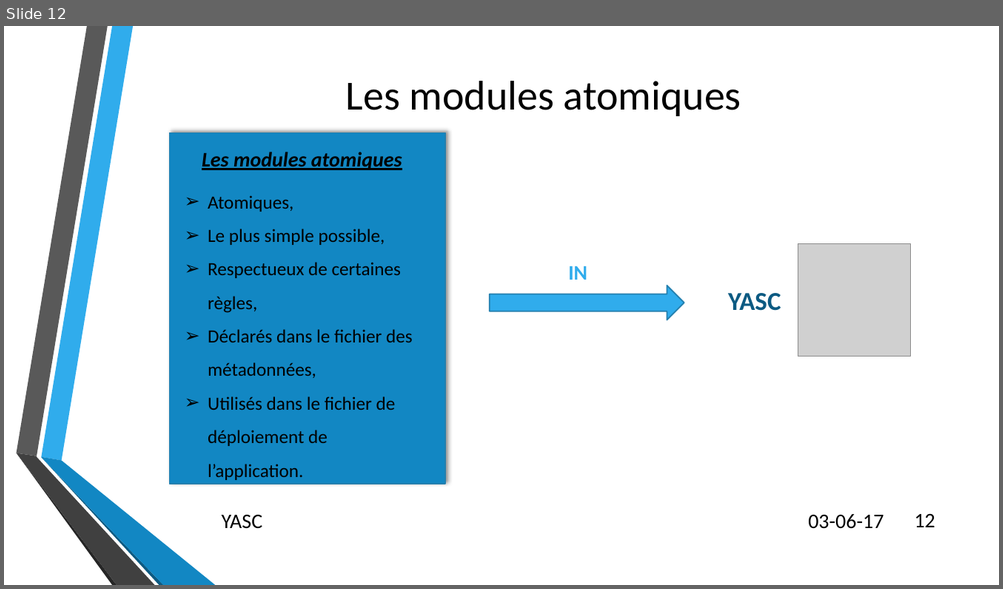
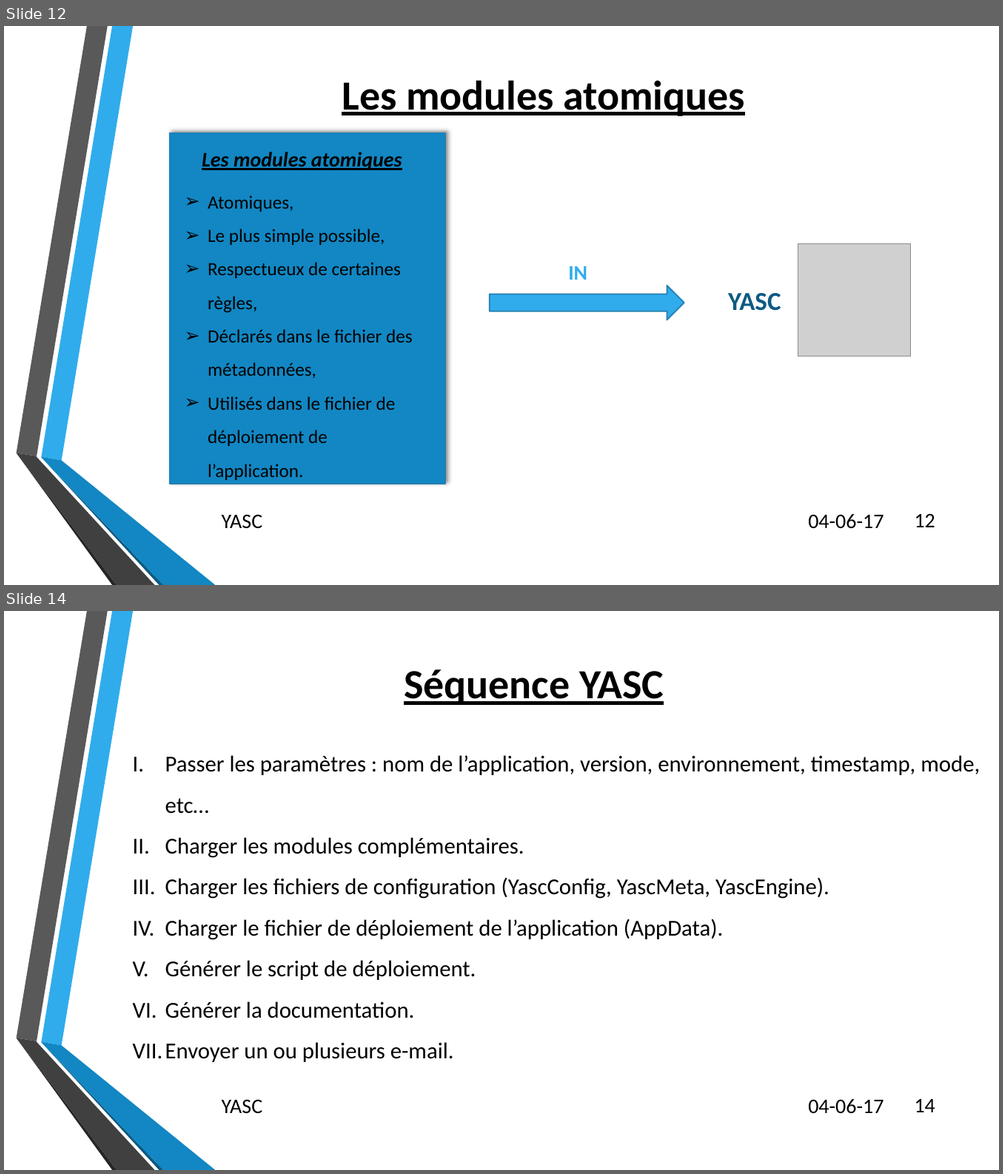
Before and after one commit to CerfontaineMathieu/TFE, a slide deck: Automatisation des déploiements d’applications et d’équipements réseaux via.pptx. Shown one above the other, each under a label of ours: slide 12 before the commit, slides 12 and 14 after it; the slides between them are not shown. The pictures are 1003x589 and 1003x1174 pixels, drawn with LibreOffice and Linux fonts; fonts in the diff are those of the drawing; grey boxes stand for pictures; background and template pictures are left out. Boxes give left, top, right and bottom in pixels: in the first picture for what was removed or moved away, otherwise in the second. Text is boxed around its words. In the diff, an @@ line names an element or a change of style, - is before the commit and + after.

```diff
--- a/Automatisation des déploiements d’applications et d’équipements réseaux via.pptx
+++ b/Automatisation des déploiements d’applications et d’équipements réseaux via.pptx
@@ slide 14 added at <box>4,611,999,1170</box>, background picture (left out); not listed: 6 template elements that a slide beside it also shows @@
@@ title added at <box>404,669,663,705</box>, 40 pt, text #000000, bold, underline @@
+Séquence YASC
@@ text added at <box>165,755,979,1062</box>, 22 pt, text #000000 @@
+I. Passer les paramètres : nom de l’application, version, environnement, timestamp, mode, etc…
+II. Charger les modules complémentaires.
+III. Charger les fichiers de configuration (YascConfig, YascMeta, YascEngine).
+IV. Charger le fichier de déploiement de l’application (AppData).
+V. Générer le script de déploiement.
+VI. Générer la documentation.
+VII. Envoyer un ou plusieurs e-mail.
@@ text added at <box>222,1100,263,1114</box>, 20 pt, text #000000 @@
+YASC
@@ text added at <box>808,1099,883,1114</box>, 20 pt, text #000000 @@
+04-06-17
@@ page number added at <box>914,1099,935,1113</box>, 20 pt, text #000000 @@
+14
@@ slide 12 changed as well @@
@@ title "Les modules atomiques" at <box>341,80,745,116</box>: bold on, underline on @@
@@ text at <box>808,514,883,529</box>: text changed @@
-03-06-17
+04-06-17
```
Also in this commit, not shown: 11 other slides changed, 8 other slides added, 1 other file.
